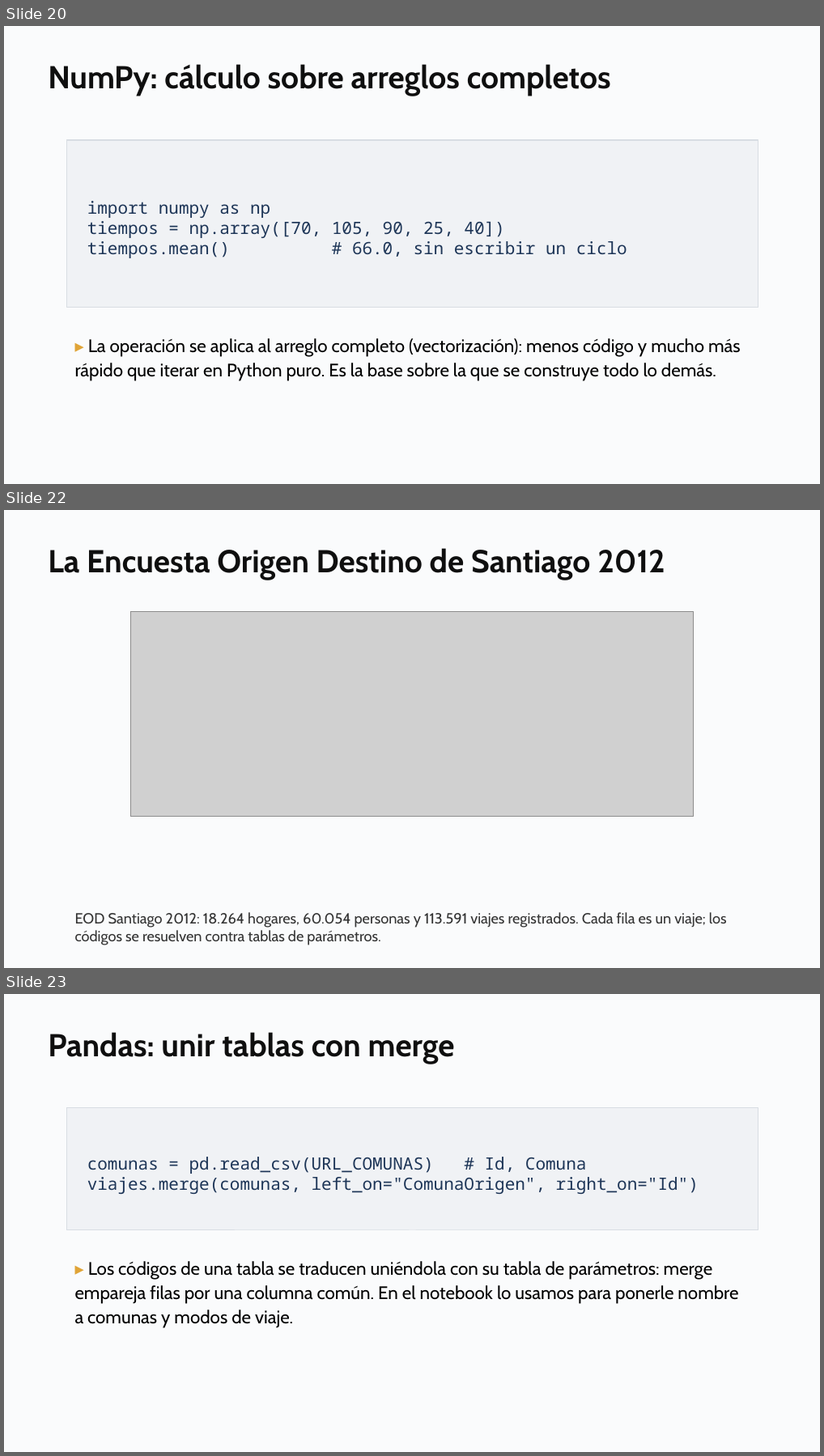
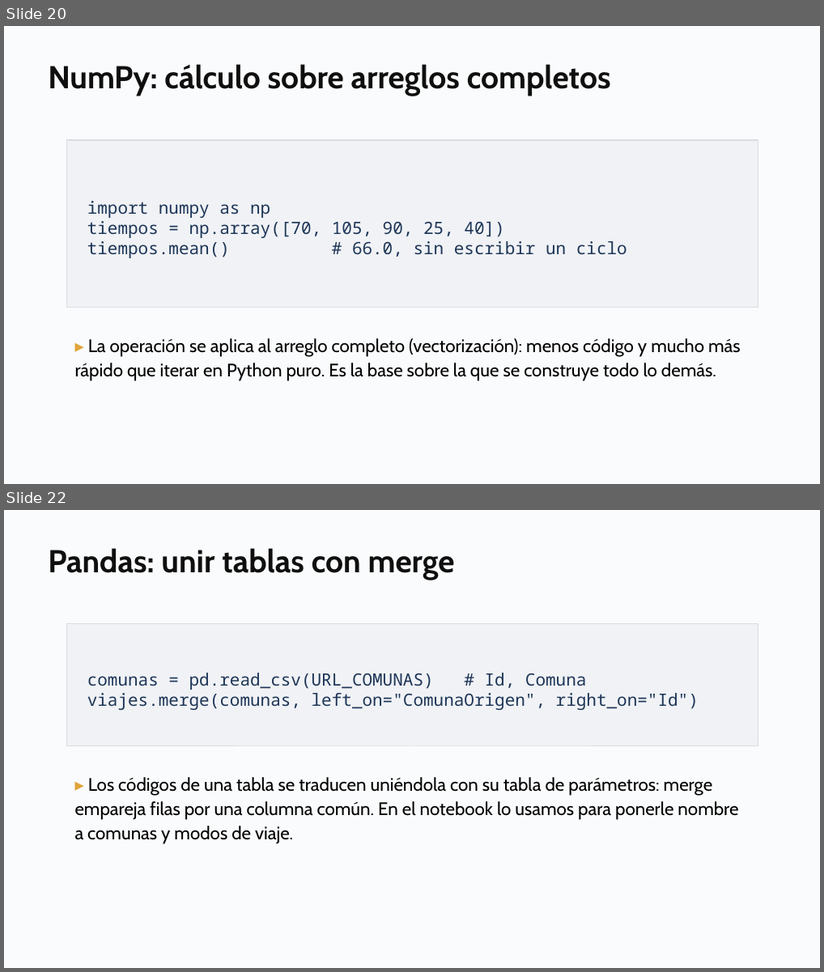
Before and after one commit to daniopitz/diplomado-cdd, a slide deck: presentaciones/clase01_fundamentos_ecosistema.pptx. Shown one above the other, each under a label of ours: slides 20, 22 and 23 before the commit, slides 20 and 22 after it; the slides between them are not shown. The pictures are 824x1456 and 824x972 pixels, drawn with LibreOffice and Linux fonts; fonts in the diff are those of the drawing; grey boxes stand for pictures. Boxes give left, top, right and bottom in pixels: in the first picture for what was removed or moved away, otherwise in the second. Text is boxed around its words. In the diff, an @@ line names an element or a change of style, - is before the commit and + after.

```diff
--- a/presentaciones/clase01_fundamentos_ecosistema.pptx
+++ b/presentaciones/clase01_fundamentos_ecosistema.pptx
@@ slide 22 removed at box(4, 510, 820, 968), background #FFFFFF @@
@@ rectangle removed at box(4, 510, 820, 968) @@
@@ text removed at box(48, 548, 666, 580) @@
-La Encuesta Origen Destino de Santiago 2012
@@ picture removed at box(130, 612, 694, 817) @@
@@ text removed at box(75, 913, 727, 946) @@
-EOD Santiago 2012: 18.264 hogares, 60.054 personas y 113.591 viajes registrados. Cada fila es un viaje; los códigos se resuelven contra tablas de parámetros.
@@ what was slide 23 is now slide 22 @@
```
Also in this commit, not shown: 2 slides changed, 1 slide added, 6 other files.
